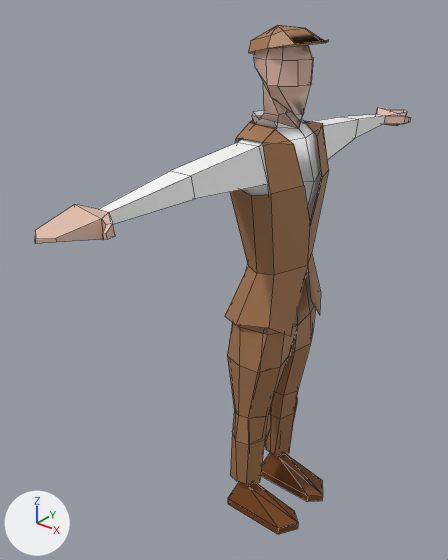
The FBX model Assets/Characters/Main Character/SM_MC_Base.fbx as it was, and as the next commit left it.
One viewpoint serves both versions: a camera (50 mm lens) standing at (1.104, -1.56, 0.945) and looking at (-0.065, -0.099, 0.04). Lighting does not change. The marker at lower left points along +X, +Y and +Z. Mesh edges are drawn as thin lines. Where no turn or scale is listed for an object, it has been applied to the vertices. Vertices at the same position are counted once.

Objects in the first picture: 'Base', 'Hat', 'Vest'.
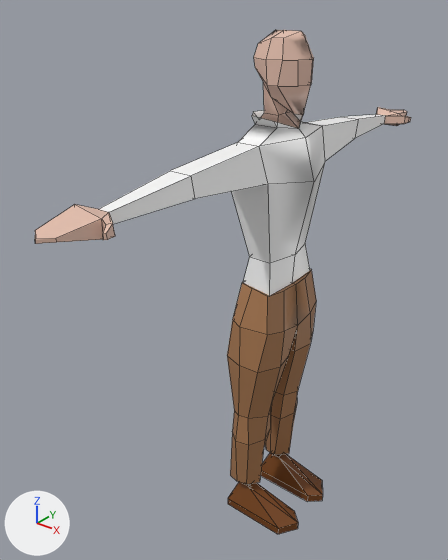
Edits to the bpy script that builds the scene:
```text
Change me_cube_005:
    used by ob_base; location = (0.068, 0.0, 0.698)
    remove me_cube_005.from_pydata(...)  # 319 vertices, 297 faces; spans x -0.11..0.21, y -0.89..0.89, z -1.58..0.12
    add me_cube_005.from_pydata(...)  # 273 vertices, 242 faces; spans x -0.11..0.21, y -0.89..0.89, z -1.58..0.12
    me_cube_005 part 1
    46 vertices are removed from x -0.1..0.09, y -0.16..0.16, z -1.23..-0.77
    71 faces are deleted
    2 vertices move within x 0.06, y -0.1..0.1, z -1.13
    16 new faces join them, mat_material_005 (brown #a6774f)
Remove ob_vest:
    ob_vest = bpy.data.objects.new('Vest', me_cube_003)
    ob_vest.location = (0.068, 0.0, 0.31)
Remove ob_hat:
    ob_hat = bpy.data.objects.new('Hat', me_cylinder)
    ob_hat.location = (0.088, 0.0, 0.796)
```

Where the change shows, as pixel boxes (x1, y1, x2, y2) in the pictures (448 x 560 px):
'Base', reshaped: before (35, 45, 411, 534); after (35, 30, 411, 534)
'Vest', deleted (brown): before (225, 120, 329, 336)
'Hat', deleted (brown): before (248, 25, 328, 54)
part 1 of me_cube_005, cut back: before (227, 344, 310, 486); after (227, 344, 310, 445)
